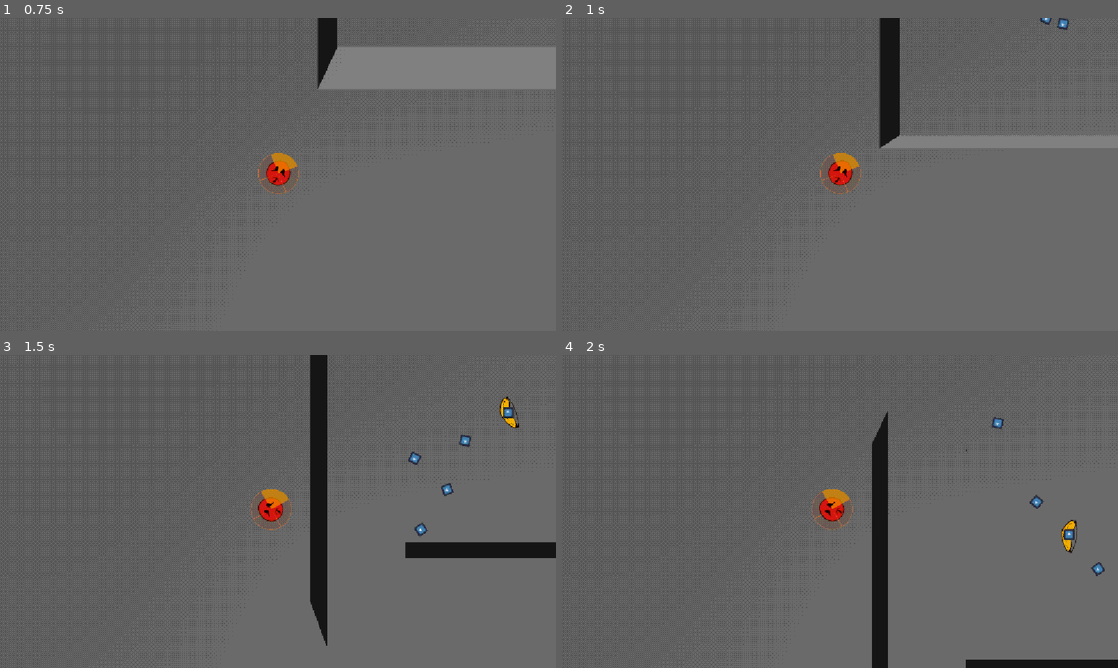
Above: before the commit, frames 1-4 (two rows, left to right).
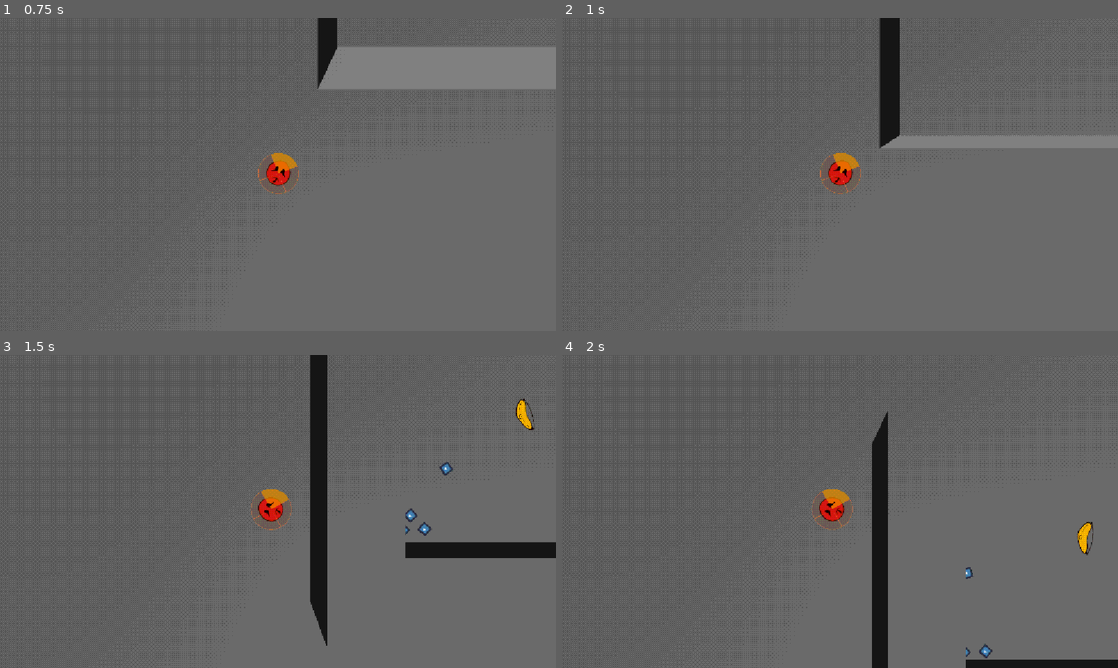
Above: after the commit, the same moments.

Repository: CasualShrub/arrow-head
Game: Godot game, scene res://scenes/1enemy testing.tscn
The game is run twice, just before and just after one commit, with the same random seed, the same clock (stepped at 60 frames per second) and the same inputs. This scene is started directly instead of the project's main scene. The engine's default icon, where the game draws it, is replaced by a stand-in: a white triangle on a blue panel in a dark square.
Inputs (mouse positions are in pixels of both pictures, inside the frame that each line leads up to):
- Up to frame 1 (0.75 s): tap Enter at 0.5 s; move the mouse to (250, 237) at 0.52 s; hold W (move_up) from 0.53 s (still down); hold Space (fire) from 0.53 s (still down); click (250, 237) at 0.67 s
- Up to frame 2 (1 s): keep holding W (move_up); keep holding Space (fire)
- Up to frame 3 (1.5 s): keep holding W (move_up); move the mouse to (444, 558) at 1.27 s; release Space (fire) at 1.28 s; tap R at 1.35 s
- Up to frame 4 (2 s): keep holding W (move_up)

Frame 1 is identical in both runs. In frame 2, 0.1% of the frame differs, in the area x 86-92%, y 0-4%; in frame 3, 0.8%, in the area x 72-97%, y 13-58%; in frame 4, 0.7%.

Commit message:
added new enemies

Diff:
--- a/scenes/1enemy testing.tscn
+++ b/scenes/1enemy testing.tscn
@@ -2,7 +2,7 @@
 
 [ext_resource type="Script" uid="uid://cm3vh4qq01y8d" path="res://scripts/encounter.gd" id="1_h8nkj"]
 [ext_resource type="PackedScene" uid="uid://boryk37cbh1nx" path="res://scenes/player.tscn" id="2_6yy5i"]
-[ext_resource type="PackedScene" uid="uid://dxu1ew04trlkb" path="res://scenes/enemies/enemy_soldier.tscn" id="5_l4uoa"]
+[ext_resource type="PackedScene" uid="uid://w8u4ypwm2oym" path="res://scenes/enemies/enemy_boss.tscn" id="5_l4uoa"]
 [ext_resource type="Script" uid="uid://doms8x46cr1tt" path="res://scripts/camera.gd" id="6_1yhg3"]
 [ext_resource type="Shader" uid="uid://dnw37cynwb7od" path="res://shaders/screen_effect.gdshader" id="8_ge2hl"]
 
@@ -119,4 +119,4 @@
 grow_vertical = 2
 
 [node name="Enemy" parent="." unique_id=71488470 instance=ExtResource("5_l4uoa")]
-transform = Transform3D(1, 0, 0, 0, 1, 0, 0, 0, 1, 19.282843, 0, 20.103468)
+transform = Transform3D(1, 0, 0, 0, 1, 0, 0, 0, 1, 19.67702, 0, 20.146618)
--- /dev/null
+++ b/scenes/arrows/arrow_weak.tscn
@@ -0,0 +1,6 @@
+[gd_scene format=3 uid="uid://dibxktof00en3"]
+
+[ext_resource type="PackedScene" uid="uid://bxgfy1nvmlb7v" path="res://scenes/arrows/arrow.tscn" id="1_y0tj4"]
+
+[node name="Arrow" unique_id=201688871 instance=ExtResource("1_y0tj4")]
+max_bounces = 0
--- /dev/null
+++ b/scenes/enemies/enemy_boss.tscn
@@ -0,0 +1,71 @@
+[gd_scene format=3 uid="uid://w8u4ypwm2oym"]
+
+[ext_resource type="PackedScene" uid="uid://b8rs35o7f45v0" path="res://scenes/enemies/enemy.tscn" id="1_ydy32"]
+[ext_resource type="Script" uid="uid://d04k7pxjd2u24" path="res://scripts/arrow_pattern.gd" id="2_2ufu6"]
+[ext_resource type="Script" uid="uid://r4qbgt6it8lb" path="res://scripts/firing_instance.gd" id="3_dnuh1"]
+[ext_resource type="PackedScene" uid="uid://dibxktof00en3" path="res://scenes/arrows/arrow_weak.tscn" id="4_dnuh1"]
+
+[sub_resource type="Resource" id="Resource_pkga2"]
+script = ExtResource("3_dnuh1")
+type = ExtResource("4_dnuh1")
+starting_delay = 0.1
+instance_delay = 0.1
+count = 20
+max_count = 20
+spread = 3.14
+max_spread = 3.14
+metadata/_custom_type_script = "uid://r4qbgt6it8lb"
+
+[sub_resource type="Resource" id="Resource_2elvd"]
+script = ExtResource("2_2ufu6")
+recovery = 1.0
+instances = Array[ExtResource("3_dnuh1")]([SubResource("Resource_pkga2")])
+metadata/_custom_type_script = "uid://d04k7pxjd2u24"
+
+[sub_resource type="Resource" id="Resource_dnuh1"]
+script = ExtResource("3_dnuh1")
+type = ExtResource("4_dnuh1")
+count = 5
+max_count = 5
+spread = 0.3
+max_spread = 0.3
+metadata/_custom_type_script = "uid://r4qbgt6it8lb"
+
+[sub_resource type="Resource" id="Resource_2ufu6"]
+script = ExtResource("2_2ufu6")
+recovery = 1.0
+instances = Array[ExtResource("3_dnuh1")]([SubResource("Resource_dnuh1")])
+metadata/_custom_type_script = "uid://d04k7pxjd2u24"
+
+[sub_resource type="Resource" id="Resource_2orkc"]
+script = ExtResource("3_dnuh1")
+type = ExtResource("4_dnuh1")
+count = 2
+max_count = 1
+spread = 0.1
+metadata/_custom_type_script = "uid://r4qbgt6it8lb"
+
+[sub_resource type="Resource" id="Resource_6k67b"]
+script = ExtResource("3_dnuh1")
+type = ExtResource("4_dnuh1")
+instance_delay = 0.2
+count = 2
+max_count = 1
+metadata/_custom_type_script = "uid://r4qbgt6it8lb"
+
+[sub_resource type="Resource" id="Resource_cd64a"]
+script = ExtResource("3_dnuh1")
+type = ExtResource("4_dnuh1")
+instance_delay = 0.4
+count = 2
+metadata/_custom_type_script = "uid://r4qbgt6it8lb"
+
+[sub_resource type="Resource" id="Resource_bfrxa"]
+script = ExtResource("2_2ufu6")
+weight = 5.0
+recovery = 1.0
+instances = Array[ExtResource("3_dnuh1")]([SubResource("Resource_2orkc"), SubResource("Resource_6k67b"), SubResource("Resource_cd64a")])
+metadata/_custom_type_script = "uid://d04k7pxjd2u24"
+
+[node name="Enemy" unique_id=71488470 instance=ExtResource("1_ydy32")]
+patterns = Array[ExtResource("2_2ufu6")]([SubResource("Resource_2elvd"), SubResource("Resource_2ufu6"), SubResource("Resource_bfrxa")])
